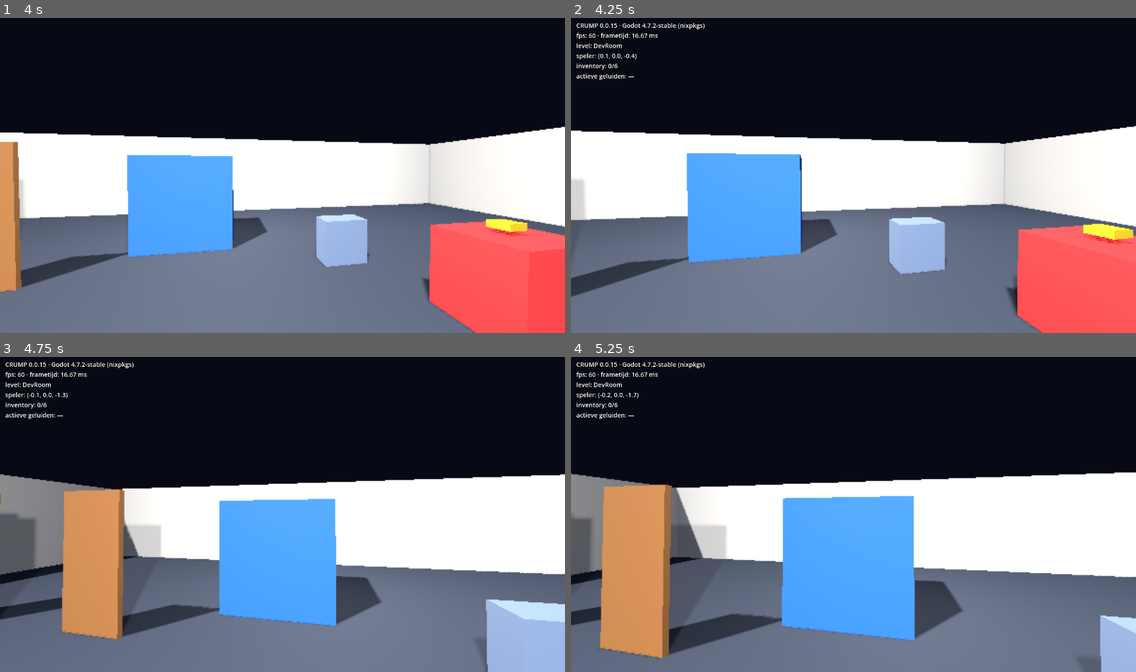
Above: before the commit, frames 1-4 (two rows, left to right).
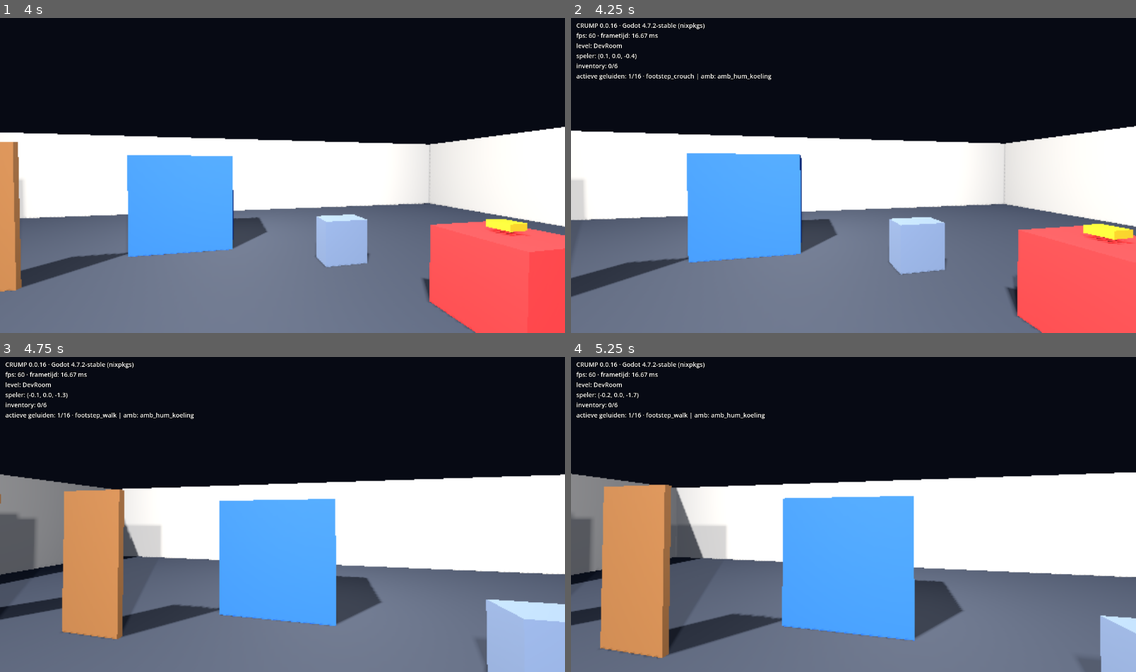
Above: after the commit, the same moments.

Repository: Kroosah/Crump
Game: Godot game, scene res://game/bootstrap.tscn
The game is run twice, just before and just after one commit, with the same random seed, the same clock (stepped at 60 frames per second) and the same inputs.
Inputs (mouse positions are in pixels of both pictures, inside the frame that each line leads up to):
- Up to frame 1 (4 s): tap Enter at 0.5 s; move the mouse to (310, 172) at 0.52 s; hold C (crouch) 0.53-1.28 s; hold W (move_forward) from 0.53 s (still down); tap F (flashlight) at 0.8, 1.35 s; move the mouse to (254, 175) at 1.27 s; tap E (interact) at 1.55 s; move the mouse to (293, 169) at 2.02 s; hold E (interact) 2.03-2.78 s; tap Shift (run) at 2.3, 2.85 s; move the mouse to (276, 178) at 2.77 s; tap Ctrl (sneak) at 3.05 s; move the mouse to (322, 178) at 3.52 s; hold Ctrl (sneak) from 3.53 s (still down); tap C (crouch) at 3.8 s
- Up to frame 2 (4.25 s): keep holding W (move_forward); keep holding Ctrl (sneak); tap F3 (debug_overlay) at 4.15 s
- Up to frame 3 (4.75 s): keep holding W (move_forward); move the mouse to (237, 508) at 4.27 s; release Ctrl (sneak) at 4.28 s; tap C (crouch) at 4.35 s; tap F (flashlight) at 4.55 s
- Up to frame 4 (5.25 s): tap Escape (pause) at 4.9 s; move the mouse to (881, 514) at 5.02 s; release W (move_forward) at 5.03 s; hold S (move_back) from 5.03 s (still down); hold E (interact) from 5.03 s (still down); tap F (flashlight) at 5.1 s; click (881, 514) at 5.17 s

Frame 1 is identical in both runs. In frame 2, 0.2% of the frame differs, in the area x 7-36%, y 1-20%; in frame 3, 0.2%; in frame 4, 0.2%.

Commit message:
[005] Voeg audiotests, F3-geluidsregel en registers toe
Suite 145 -> 166: datamodel + cue-id-discipline, de vier kadertests
(one-shot overleeft verdwenen prop, max een cue per actie, geen cue bij
rejected, kanalen volledig onafhankelijk), onbekende id veilig,
pool-uitputting deterministisch + release zonder lek via finished (de
headless-driver blijkt streams echt af te spelen), tweede systeem
blijft doof, vers systeem is standaard stil, muziek-API, deur/pickup
positioneel op de exacte event-positie, F3-regel. D-015: zonder audio
145, zonder interactie 109, alles 166; normale opstart warning-vrij.
CHANGELOG v0.0.16, D-024, dossier met doelentabel en status
wacht-op-GD-test, SESSION_STATE incl. canon-registratie (CRUMP =
monster; aparte gerichte canon-ronde), README.

Co-Authored-By: Claude Opus 5 (1M context) <noreply@anthropic.com>
Claude-Session: https://claude.ai/code/session_01Eukd1gRp6feQQnWxwaLgzq

Diff:
--- a/game/ui/debug_overlay/debug_overlay.gd
+++ b/game/ui/debug_overlay/debug_overlay.gd
@@ -35,7 +35,7 @@
 		"level: %s" % _current_level_name(),
 		"speler: %s" % _player_position_text(),
 		"inventory: %s" % _inventory_text(),
-		"actieve geluiden: —",  # haak: vult in taak 005
+		"actieve geluiden: %s" % _audio_text(),
 	]
 	return "\n".join(lines)
 
@@ -70,3 +70,25 @@
 	for item in items:
 		ids.append(String(item.id))
 	return "%s · %s" % [text, ", ".join(ids)]
+
+
+func _audio_text() -> String:
+	# Haak taak 005: null-veilig via de groep, duck-typed — de overlay
+	# overleeft elke verwijdering (zelfde patroon als de inventory-regel).
+	var audio := get_tree().get_first_node_in_group("audio_system")
+	if audio == null or not audio.has_method("get_active_one_shots"):
+		return "—"
+	var text: String = audio.get_pool_status()
+	var ids: Array = audio.get_active_one_shots()
+	if not ids.is_empty():
+		var names := PackedStringArray()
+		for id in ids:
+			names.append(String(id))
+		text += " · " + ", ".join(names)
+	var layers: Array = audio.get_active_ambience()
+	if not layers.is_empty():
+		var layer_names := PackedStringArray()
+		for layer in layers:
+			layer_names.append(String(layer))
+		text += " | amb: " + ", ".join(layer_names)
+	return text
--- a/project.godot
+++ b/project.godot
@@ -12,7 +12,7 @@
 
 config/name="CRUMP"
 config/description="First person psychological horror — Kroosah Interactive"
-config/version="0.0.15"
+config/version="0.0.16"
 run/main_scene="res://game/bootstrap.tscn"
 config/features=PackedStringArray("4.7", "Forward Plus")
 
--- a/tests/smoke_test.gd
+++ b/tests/smoke_test.gd
@@ -16,6 +16,10 @@
 ## Het inventory-systeem (taak 004); zelfde D-015-afspraak. Zonder deze map
 ## blijven pickups liggen (nette degradatie) en slaan de inventorytests over.
 const INVENTORY_SCENE := "res://game/systems/inventory/inventory.tscn"
+
+## Het audiosysteem (taak 005); zelfde D-015-afspraak. Zonder deze map
+## draait het spel stil en slaan de audiotests over.
+const AUDIO_SYSTEM_SCENE := "res://game/systems/audio/audio_system.tscn"
 
 
 func run(bootstrap: Node) -> int:
@@ -156,6 +160,14 @@
 		failures = await _check_inventory(tree, failures)
 	else:
 		Log.info("TEST INFO · inventory-systeem ontbreekt — inventorytests overgeslagen (D-015)")
+
+	# 16. Audio (taak 005) — zelfde D-015-afspraak; ook hier zijn de
+	# warnings van de bewust geteste faalpaden (onbekende cue-id, tweede
+	# systeem) het bewijs, geen bug.
+	if ResourceLoader.exists(AUDIO_SYSTEM_SCENE):
+		failures = await _check_audio(tree, failures)
+	else:
+		Log.info("TEST INFO · audiosysteem ontbreekt — audiotests overgeslagen (D-015)")
 
 	return failures
 
@@ -935,6 +947,226 @@
 	return failures
 
 
+## Audiotests (taak 005, dossier §10). Duck-typed: deze suite noemt
+## SoundResource of audio-klassen nooit bij naam (D-021).
+func _check_audio(tree: SceneTree, failures: int) -> int:
+	# §10.2 — datamodel en id-discipline over de sounds-map.
+	const SOUNDS_DIR := "res://game/systems/audio/sounds"
+	var seen_ids := {}
+	var sounds_valid := true
+	var sound_files := DirAccess.get_files_at(SOUNDS_DIR)
+	for file in sound_files:
+		if not file.ends_with(".tres"):
+			continue
+		var sound: Resource = load(SOUNDS_DIR + "/" + file)
+		if sound == null or String(sound.get(&"id")).is_empty() \
+				or (sound.get(&"streams") as Array).is_empty() \
+				or not AudioDirector.BUSES.has(sound.get(&"bus")):
+			sounds_valid = false
+			Log.error("geluidsdefinitie ongeldig: %s" % file)
+			continue
+		var sound_id: StringName = sound.get(&"id")
+		if seen_ids.has(sound_id):
+			failures = _check(false, "cue-id '%s' is uniek (botsing: %s en %s)"
+				% [sound_id, seen_ids[sound_id], file], failures)
+		seen_ids[sound_id] = file
+	failures = _check(sounds_valid and seen_ids.size() >= 11,
+		"alle geluidsdefinities laden met geldige id/streams/bus (%d)"
+		% seen_ids.size(), failures)
+
+	# Eén autoritatief audiosysteem, door de bootstrap gespawnd.
+	var systems := tree.get_nodes_in_group("audio_system")
+	failures = _check(systems.size() == 1,
+		"exact één audiosysteem in de groep (gevonden: %d)" % systems.size(),
+		failures)
+	if systems.is_empty():
+		return failures
+	var audio = systems[0]
+	var one_shots = audio.find_child("OneShots", true, false)
+	failures = _check(one_shots != null, "one-shot-pool aanwezig", failures)
+
+	# §10.3 — onbekende cue-id: warning, geen crash, geen geclaimde player.
+	one_shots.stop_all()
+	EventBus.audio_cue.emit(&"bestaat_niet_xyz", Vector3.ZERO)
+	failures = _check(audio.get_active_one_shots().is_empty(),
+		"onbekende cue-id claimt geen player (veilig falen)", failures)
+
+	# Scheiding van concepten (kader §1): noise_made veroorzaakt nooit
+	# audio, audio_cue veroorzaakt nooit noise.
+	var noises: Array = []
+	var noise_recorder := func(position: Vector3, loudness: float) -> void:
+		noises.append([position, loudness])
+	EventBus.noise_made.connect(noise_recorder)
+	EventBus.noise_made.emit(Vector3.ZERO, 5.0)
+	failures = _check(audio.get_active_one_shots().is_empty(),
+		"noise_made veroorzaakt géén hoorbare audio", failures)
+	EventBus.audio_cue.emit(&"door_rattle", Vector3(1, 1, 1))
+	var actief: Array = audio.get_active_one_shots()
+	failures = _check(noises.size() == 1
+		and actief.size() == 1 and actief[0] == &"door_rattle",
+		"audio_cue veroorzaakt géén noise_made (kanalen onafhankelijk)",
+		failures)
+	EventBus.noise_made.disconnect(noise_recorder)
+
+	# §10.3 — pool: claim/release zonder lek, deterministisch stelen.
+	var player_count := audio.find_children("", "AudioStreamPlayer3D",
+		true, false).size()
+	for i in 20:
+		EventBus.audio_cue.emit(&"door_rattle", Vector3(i, 1, 0))
+	failures = _check(audio.get_active_one_shots().size() <= player_count
+		and audio.find_children("", "AudioStreamPlayer3D", true, false).size()
+			== player_count,
+		"pool-uitputting steelt deterministisch, spawnt nooit bij", failures)
+	one_shots.stop_all()
+	failures = _check(audio.get_active_one_shots().is_empty(),
+		"stop_all geeft de hele pool vrij (geen lek)", failures)
+
+	# §10.4 — ambience: de dev room heeft zijn nulpunt expliciet aangezet;
+	# een vers (niet-autoritatief) systeem is standaard volledig stil.
+	var lagen: Array = audio.get_active_ambience()
+	failures = _check(lagen.size() == 1 and lagen[0] == &"amb_hum_koeling",
+		"dev room activeerde zijn nulpunt-laag expliciet", failures)
+	var fresh: Node = load(AUDIO_SYSTEM_SCENE).instantiate()
+	tree.root.add_child(fresh)
+	await _wait_physics_frames(tree, 2)
+	failures = _check(fresh.get_active_ambience().is_empty()
+		and fresh.get_active_one_shots().is_empty(),
+		"een vers audiosysteem is standaard stil (P2)", failures)
+	# De tweede instantie is doof: één cue → alleen het autoritatieve
+	# systeem claimt een player.
+	EventBus.audio_cue.emit(&"door_rattle", Vector3.ZERO)
+	failures = _check(audio.get_active_one_shots().size() == 1
+		and fresh.get_active_one_shots().is_empty(),
+		"tweede audiosysteem blijft doof voor de bus", failures)
+	one_shots.stop_all()
+	fresh.queue_free()
+
+	# §10.5 — muziek-API: start/stop zonder externe triggers; veilig falen.
+	var music = audio.find_child("Music", true, false)
+	audio.play_music_cue(&"amb_hum_koeling", 0.0)
+	failures = _check(music.get_current_cue() == &"amb_hum_koeling",
+		"muziek-cue start via de API", failures)
+	audio.stop_music_cue(0.0)
+	failures = _check(music.get_current_cue() == &"",
+		"muziek-cue stopt via de API", failures)
+	audio.play_music_cue(&"bestaat_niet_xyz", 0.0)
+	failures = _check(music.get_current_cue() == &"",
+		"onbekende muziek-cue faalt veilig", failures)
+
+	# Functionele keten door de echte bronnen.
+	var player = tree.get_first_node_in_group("player")
+	var props_root: Node = tree.root.find_child("TestProps", true, false)
+	if player == null or props_root == null \
+			or not ResourceLoader.exists(INTERACTOR_SCENE):
+		Log.info("TEST INFO · geen speler/interactor — functionele audiotests overgeslagen")
+		return failures
+	failures = await _check_audio_flow(tree, player, props_root, audio,
+		one_shots, failures)
+	return failures
+
+
+## Functionele audioketen (dossier §10.1): deur-cue, pickup-cue exact één
+## keer en pas na accepted, geen cue bij rejected, one-shot overleeft de
+## verdwenen bronprop, en de F3-regel toont het geheel.
+func _check_audio_flow(tree: SceneTree, player, props_root: Node,
+		audio, one_shots, failures: int) -> int:
+	var cues: Array = []
+	var cue_recorder := func(sound_id: StringName, position: Vector3) -> void:
+		cues.append([sound_id, position])
+	EventBus.audio_cue.connect(cue_recorder)
+
+	# Deuractie → exact de bedoelde cue, hoorbaar op de deurpositie (§10.3).
+	# Kort na de interactie meten: de headless-driver speelt streams écht
+	# af, dus na de cue-duur is de player alweer netjes vrijgegeven.
+	var door: Node = props_root.get_node_or_null("TestDoor")
+	one_shots.stop_all()
+	await _aim(tree, player, Vector3(-3.5, 0.05, -2.3), 0.0, 0.0)
+	cues.clear()
+	_send_action_event(&"interact")
+	await _wait_physics_frames(tree, 4)
+	var door_active: Array = audio.get_active_one_shots()
+	var door_ok: bool = door != null and cues.size() == 1 \
+		and cues[0][0] == door.cue_open \
+		and door_active.size() == 1 and door_active[0] == door.cue_open
+	failures = _check(door_ok,
+		"deur opent met exact zijn eigen cue (%s)"
+		% (cues[0][0] if cues.size() == 1 else "geen/meer"), failures)
+	var positioned := false
+	for p3d in audio.find_children("", "AudioStreamPlayer3D", true, false):
+		if p3d.playing and p3d.global_position.distance_to(
+				door.global_position) < 1.5:
+			positioned = true
+	failures = _check(positioned,
+		"deur-cue speelt 3D op de exacte deurpositie", failures)
+	await _wait_physics_frames(tree, 35)
+	# Deur weer dicht (zijaanzicht, zoals in de 003-tests).
+	await _aim(tree, player, Vector3(-2.8, 0.05, -4.5), PI / 2, 0.0)
+	cues.clear()
+	_send_action_event(&"interact")
+	await _wait_physics_frames(tree, 4)
+	failures = _check(cues.size() == 1 and door != null
+		and cues[0][0] == door.cue_close,
+		"deur sluit met exact zijn eigen cue", failures)
+	await _wait_physics_frames(tree, 35)
+
+	# Rejected pickup → géén pickup-cue (kader §7.3).
+	var inventory = tree.get_first_node_in_group("inventory")
+	var key_item: Resource = load(
+		"res://game/systems/inventory/items/sleutel_kleedkamer.tres")
+	if inventory != null:
+		var pickup = _spawn_test_pickup(props_root, key_item)
+		var original_capacity: int = inventory.capacity
+		inventory.capacity = inventory.get_items().size()
+		one_shots.stop_all()
+		await _aim(tree, player, Vector3(3.0, 0.05, -0.9), 0.0, -0.54)
+		cues.clear()
+		await _interact_and_listen(tree)
+		failures = _check(cues.is_empty()
+			and audio.get_active_one_shots().is_empty(),
+			"geweigerde pickup veroorzaakt geen pickup-cue", failures)
+
+		# Accepted → exact één cue, en de one-shot overleeft de verdwenen
+		# bronprop (kader §7.1/§7.2). Binnen de cue-duur meten: de prop is
+		# dan al gefreed terwijl de pool-player nog speelt.
+		inventory.capacity = original_capacity
+		cues.clear()
+		_send_action_event(&"interact")
+		await _wait_physics_frames(tree, 4)
+		var pickup_active: Array = audio.get_active_one_shots()
+		var pickup_cue_ok: bool = cues.size() == 1 \
+			and cues[0][0] == &"item_pickup" \
+			and not is_instance_valid(pickup) \
+			and pickup_active.size() == 1 and pickup_active[0] == &"item_pickup"
+		failures = _check(pickup_cue_ok,
+			"accepted pickup: exact één cue die de verdwenen prop overleeft",
+			failures)
+		# En na de cue-duur geeft `finished` de player vanzelf terug aan de
+		# pool — release zonder lek, zonder stop_all.
+		await _wait_physics_frames(tree, 30)
+		failures = _check(audio.get_active_one_shots().is_empty(),
+			"one-shot player komt na afloop vanzelf vrij (finished)", failures)
+		inventory.remove_item(StringName(key_item.get(&"id")))
+	else:
+		Log.info("TEST INFO · geen inventory — pickup-audiotests overgeslagen")
+
+	# F3-regel toont pool-status, spelende cue en ambience-laag.
+	var overlay := tree.root.find_child("DebugOverlay", true, false)
+	var info_label: Label = overlay.find_child("InfoLabel", true, false) \
+		if overlay != null else null
+	if info_label != null:
+		_send_action_event(&"debug_overlay")
+		await _wait_physics_frames(tree, 3)
+		failures = _check("actieve geluiden: " in info_label.text
+			and "amb: amb_hum_koeling" in info_label.text,
+			"F3 toont actieve geluiden en ambience-laag", failures)
+		_send_action_event(&"debug_overlay")
+		await _wait_physics_frames(tree, 2)
+
+	one_shots.stop_all()
+	EventBus.audio_cue.disconnect(cue_recorder)
+	return failures
+
+
 ## Zet een verse pickup op de vaste testplek in de dev room; instellingen
 ## via set() — deze suite kent geen proptypes.
 func _spawn_test_pickup(props_root: Node, item: Resource) -> Node:
Not shown, changed: README.md
Not shown, changed: docs/CHANGELOG.md
Not shown, changed: docs/DECISIONS.md
Not shown, changed: docs/SESSION_STATE.md
Not shown, changed: tasks/005_audio.md
